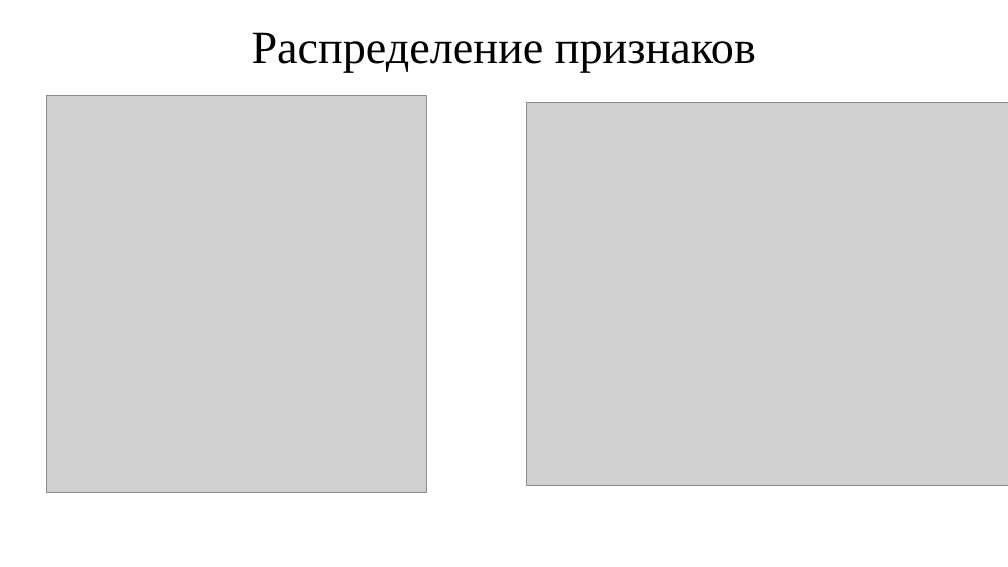
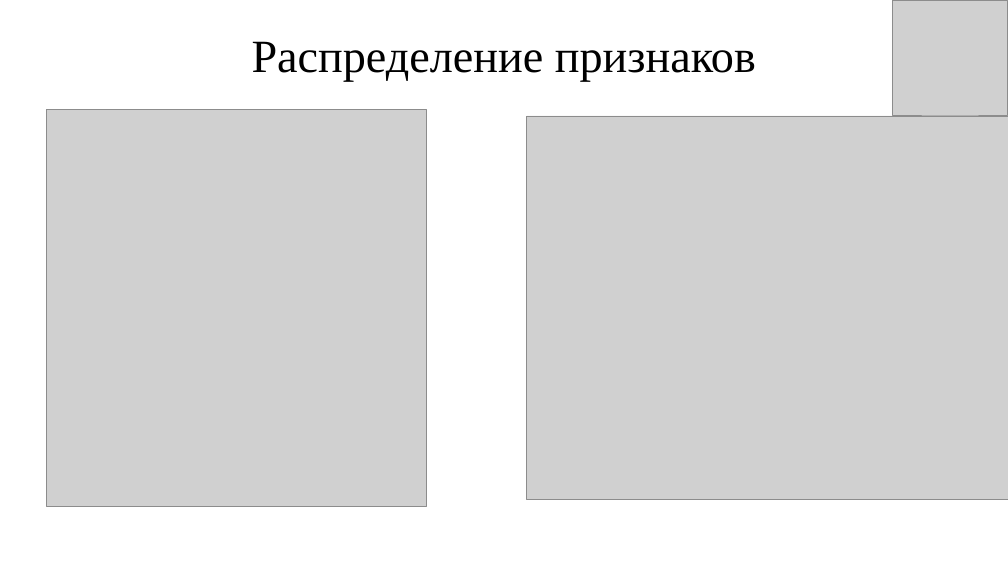
Before and after one commit to Kirill010/RTU-MIREA, a slide deck: slide 8 of 4 курс/Прогнозно-аналитические системы/Курсовая работа/Курсовая_работа_КимКС.pptx. Drawn at 1008x567 pixels with LibreOffice and Linux fonts; fonts in the diff are those of the drawing; grey boxes stand for pictures. Boxes give left, top, right and bottom in pixels: in the first picture for what was removed or moved away, otherwise in the second. Text is boxed around its words. In the diff, an @@ line names an element or a change of style, - is before the commit and + after.

```diff
--- a/4 курс/Прогнозно-аналитические системы/Курсовая работа/Курсовая_работа_КимКС.pptx
+++ b/4 курс/Прогнозно-аналитические системы/Курсовая работа/Курсовая_работа_КимКС.pptx
@@ title "Распределение признаков": place and size @@
-title "Распределение признаков" at bbox=[252, 32, 756, 72]
+title "Распределение признаков" at bbox=[252, 41, 756, 81]
@@ picture added at bbox=[893, 0, 1008, 115] @@
@@ picture: place and size @@
-picture at bbox=[46, 95, 426, 492]
+picture at bbox=[46, 110, 426, 507]
@@ picture: place and size @@
-picture at bbox=[527, 102, 1008, 485]
+picture at bbox=[527, 116, 1008, 499]
```
Also in this commit, not shown: 9 other slides changed, 1 other file.
